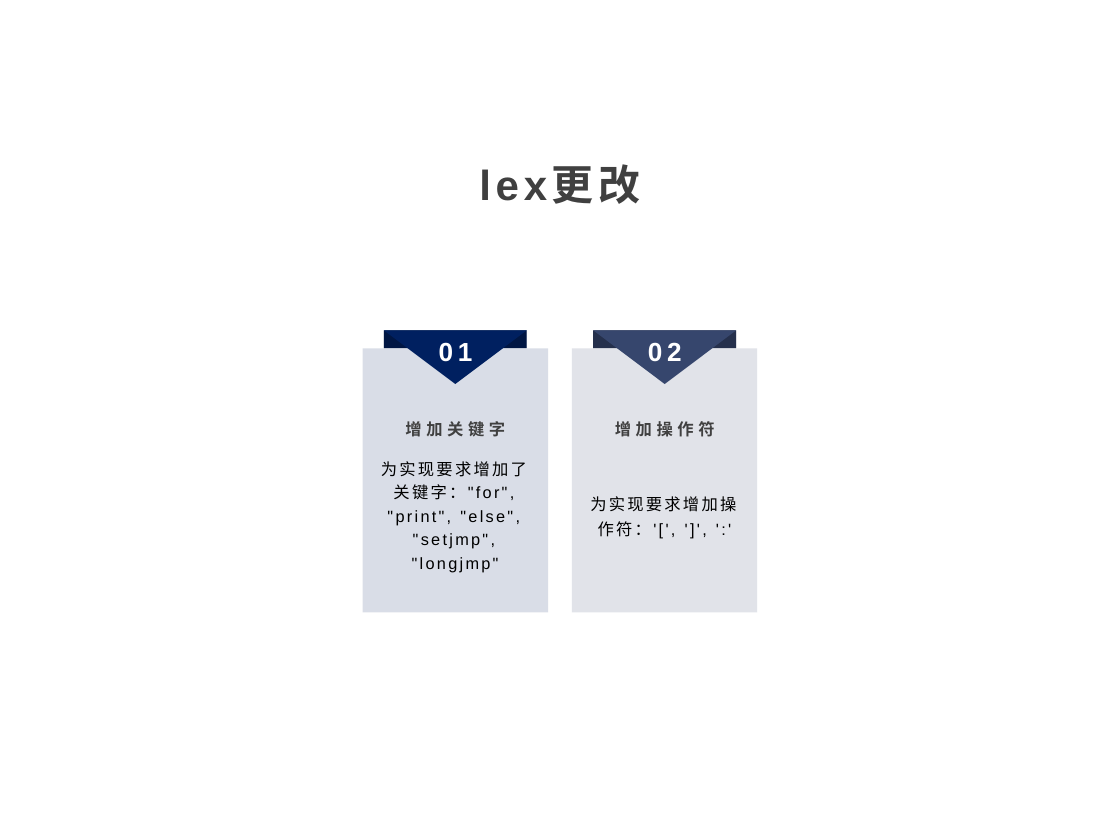
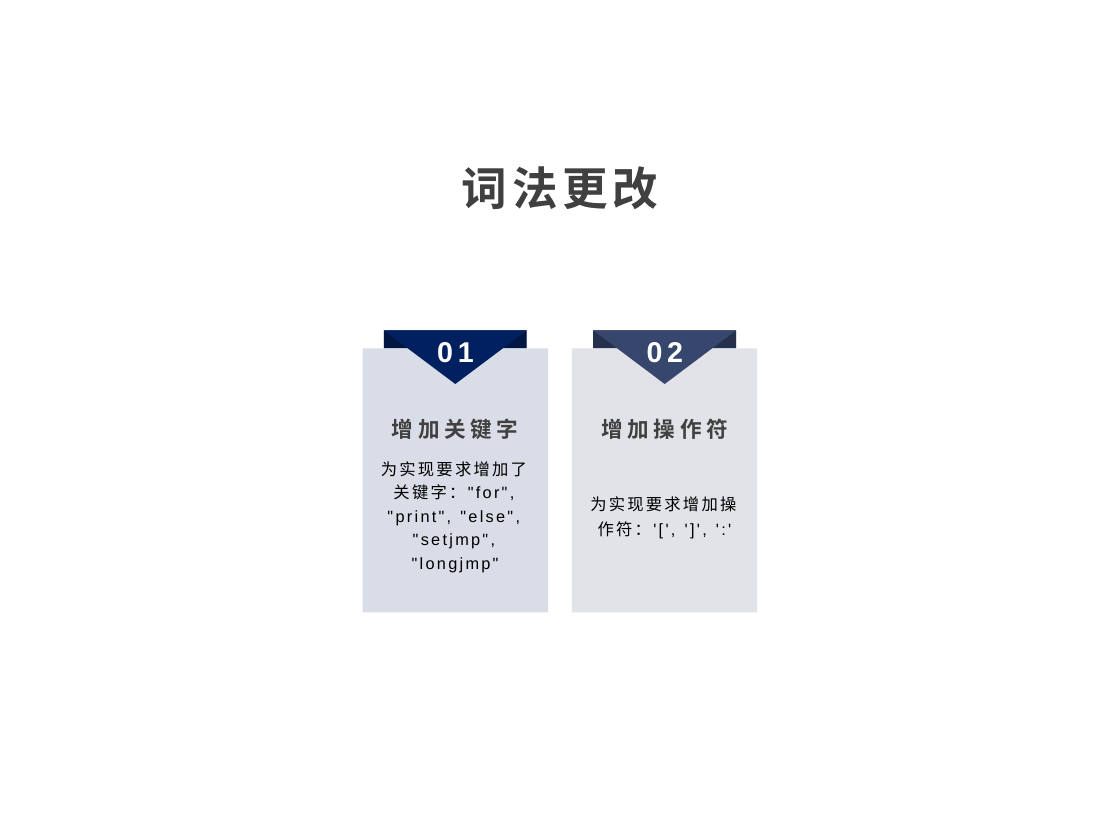
Before and after one commit to Camorgx/PL0, a slide deck: slide 4 of 汇报总结.pptx. Drawn at 1120x840 pixels with LibreOffice and Linux fonts; fonts in the diff are those of the drawing; background and template pictures are left out. Boxes give left, top, right and bottom in pixels: in the first picture for what was removed or moved away, otherwise in the second. Text is boxed around its words. In the diff, an @@ line names an element or a change of style, - is before the commit and + after.

```diff
--- a/汇报总结.pptx
+++ b/汇报总结.pptx
@@ text at (462, 166, 658, 209): text changed; size 27 to 29.2 pt @@
-lex更改
+词法更改
@@ text "01" at (437, 342, 473, 363): size 16.8 to 18.4 pt @@
@@ text "02" at (647, 342, 683, 363): size 16.8 to 18.4 pt @@
@@ text "增加关键字" at (392, 418, 519, 439): size 10.5 to 13.9 pt; line spacing 1.4 to 1.3 @@
@@ text "增加操作符" at (601, 418, 728, 439): size 10.5 to 13.9 pt; line spacing 1.4 to 1.3 @@
```
Also in this commit, not shown: 4 other slides changed, 1 slide added, 1 other file.
